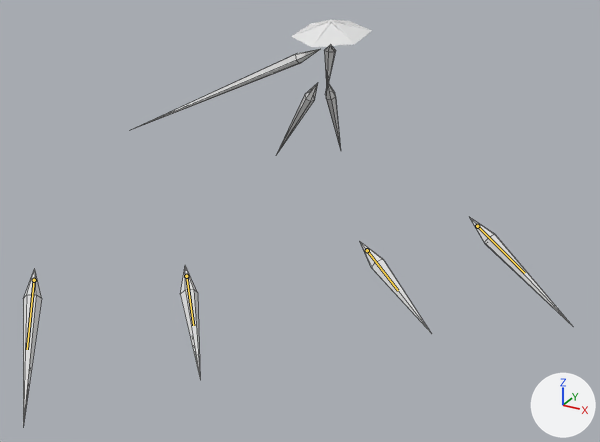
Renders of the Blender file Enemies/ClarityDressShards.blend from each side of a commit.
The view is the same before and after, from a 50 mm camera at (64.4, -127.1, 40.6) aimed at (12.4, -32.5, -6.7). The lights are fixed; the arrows at lower right show +X, +Y and +Z. The first picture is the older version. Both versions are drawn at frame 300 of the action 'QuadShardFanSequence2'; the numbers are the values there. The bones that change are drawn over the model as lines. Mesh edges are drawn as thin lines on the coarser meshes.

Objects in the first picture: 'Arm', 'BackRight', 'FrontLeft', 'FrontRight', 'Hat', 'MiddleLeft', 'MiddleRight' and 2 more.
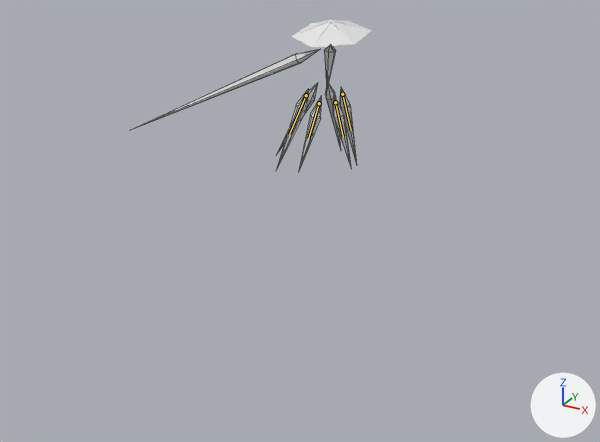
The change in detail:
Bone 'Middle.L' (bone_middle_l) moves from (-30.77, 15.14, 28.65) to (1.23, -0.38, -2.07).
Bone 'Middle.L' (bone_middle_l) turns from (17, -33, 34) to (-31, -33, 2) degrees about its own x, y and z.
Bone 'Front.L' (bone_front_l) moves from (-23.54, 21.81, 35.53) to (-0.38, 0.53, -1.78).
Bone 'Front.L' (bone_front_l) turns from (14, -22, 37) to (-33, -32, 11) degrees about its own x, y and z.
Bone 'Middle.R' (bone_middle_r) moves from (-1.9, 4.9, 68.15) to (-0.23, -0.11, 2.14).
Bone 'Middle.R' (bone_middle_r) turns from (48, -20, 38) to (-5, -44, -5) degrees about its own x, y and z.
Bone 'Front.R' (bone_front_r) moves from (-13.91, 16.14, 53.38) to (-1.47, 0.49, 0.15).
Bone 'Front.R' (bone_front_r) turns from (36, -20, 42) to (-12, -43, 9) degrees about its own x, y and z.

Pixel boxes [x1, y1, x2, y2] of what changed, in the pictures (600 x 442 px):
'MiddleRight', posed (65% wider, 49% shorter)
    before: [23, 269, 42, 425]
    after: [277, 89, 309, 168]
'MiddleLeft', posed (82% narrower, 25% shorter)
    before: [470, 218, 570, 323]
    after: [340, 87, 357, 165]
'FrontRight', posed (19% wider, 30% shorter)
    before: [180, 266, 200, 377]
    after: [298, 96, 322, 173]
'FrontLeft', posed (74% narrower, 23% shorter)
    before: [361, 242, 432, 334]
    after: [333, 96, 351, 167]
bone 'Middle.L', root to tip
    before: (477, 226) to (524, 273)
    after: (342, 94) to (351, 130)
bone 'Front.L', root to tip
    before: (367, 250) to (398, 290)
    after: (335, 102) to (343, 136)
bone 'Middle.R', root to tip
    before: (34, 280) to (27, 349)
    after: (306, 95) to (289, 134)
bone 'Front.R', root to tip
    before: (186, 276) to (193, 325)
    after: (319, 103) to (308, 138)
